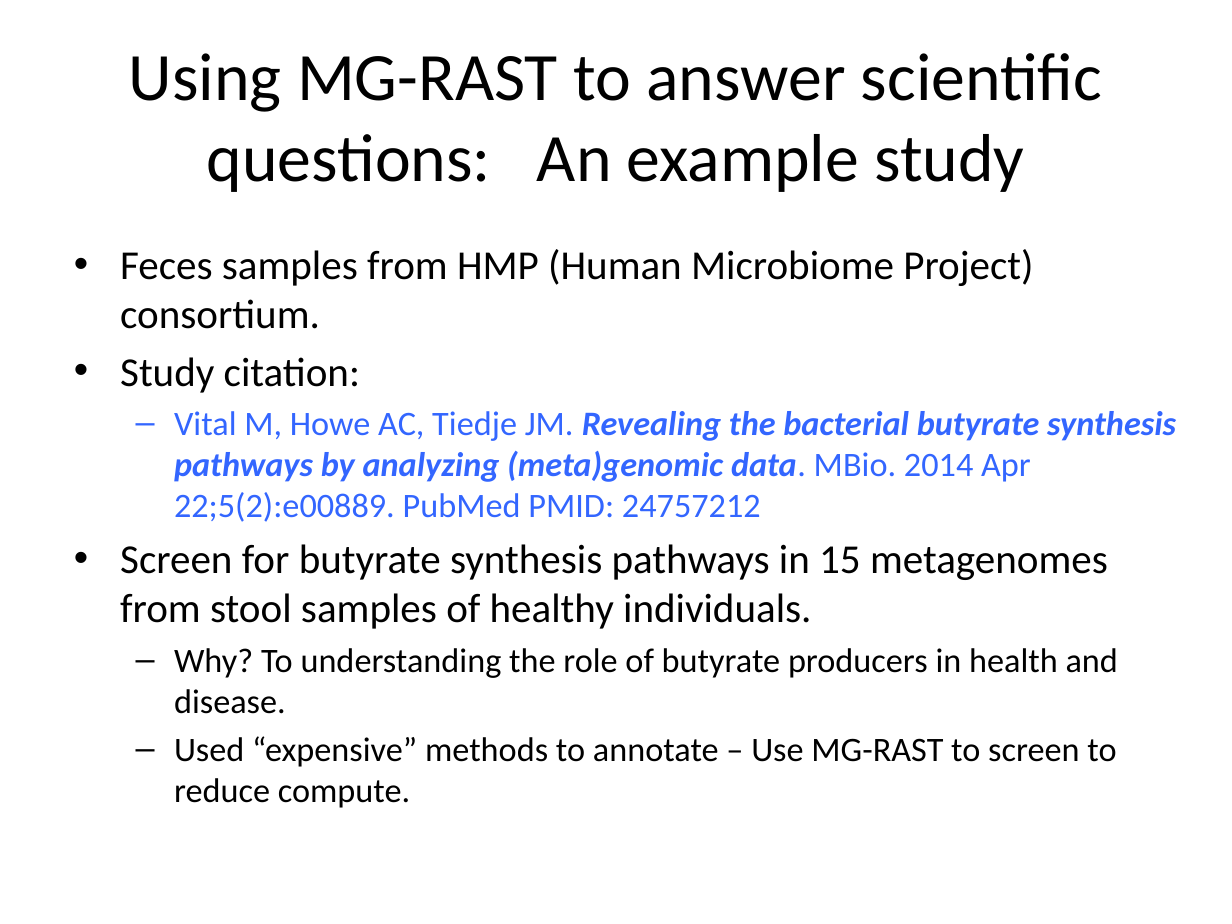
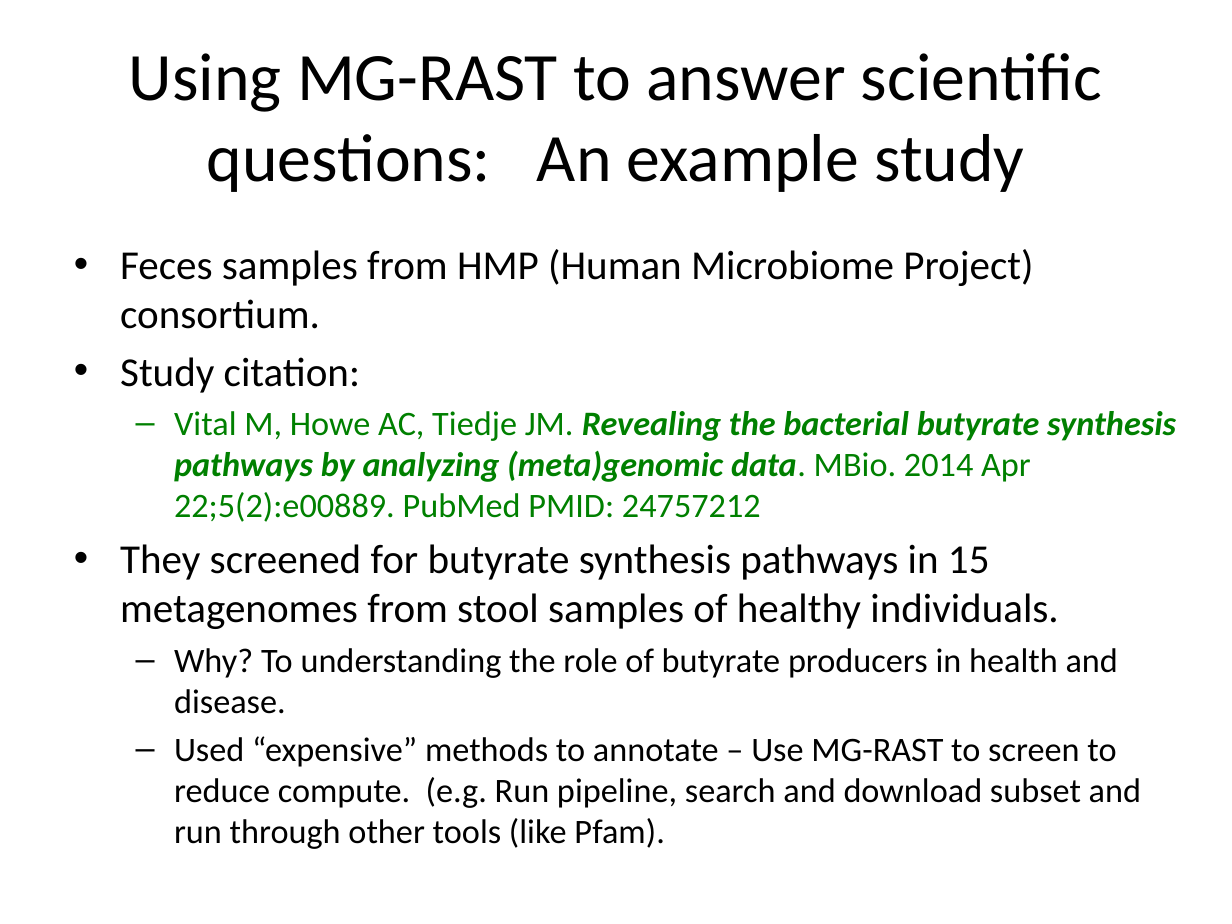
Before and after one commit to LuffyLuffy/MG-RAST-Tutorials, a slide deck: slide 24 of ui/MG-RAST_Class_v3.6.1.pptx (slide 23 before the commit). Drawn at 1232x924 pixels with LibreOffice and Linux fonts; fonts in the diff are those of the drawing. Boxes give left, top, right and bottom in pixels: in the first picture for what was removed or moved away, otherwise in the second. Text is boxed around its words. In the diff, an @@ line names an element or a change of style, - is before the commit and + after.

```diff
--- a/ui/MG-RAST_Class_v3.6.1.pptx
+++ b/ui/MG-RAST_Class_v3.6.1.pptx
@@ text at (174, 411, 1176, 522): text colour #3366FF to #008000 in "Vital M, Howe AC, Tiedje JM. Revealing ..." @@
@@ text at (120, 544, 1058, 629): text changed @@
-• Screen for butyrate synthesis pathways in 15 metagenomes from stool samples of healthy individuals.
+• They screened for butyrate synthesis pathways in 15 metagenomes from stool samples of healthy individuals.
@@ text at (174, 736, 1141, 849): text changed @@
-  – Used “expensive” methods to annotate – Use MG-RAST to screen to reduce compute.
+  – Used “expensive” methods to annotate – Use MG-RAST to screen to reduce compute. (e.g. Run pipeline, search and download subset and run through other tools (like Pfam).
```
Also in this commit, not shown: 13 other slides changed, 8 slides added, 2 slides removed.
